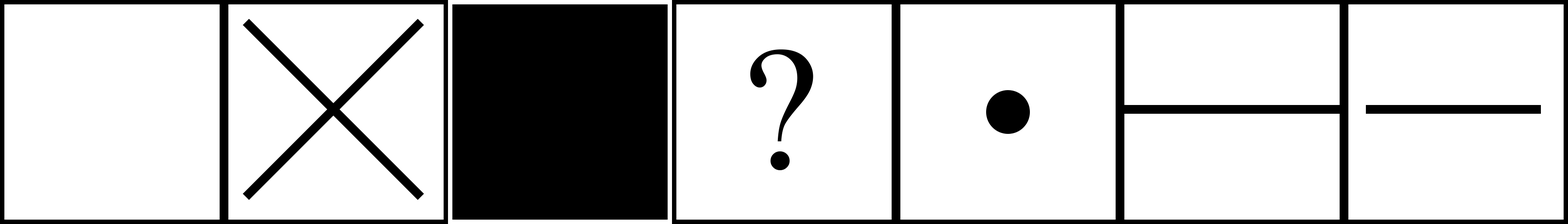
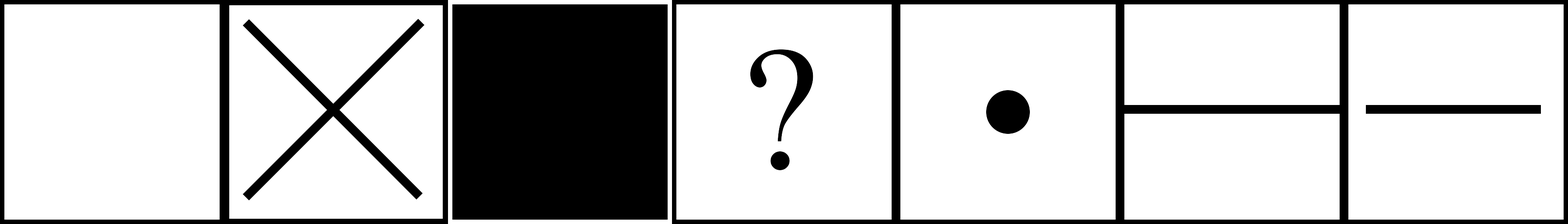
Before/after of a 1568x224 layered artwork. What changed in the layer stack:
painted on "Empty" over 228, 4, 444, 220
painted on "Unknown" over 749, 49, 814, 171
painted on "Dotted" over 986, 90, 1030, 134
hid "Background" over 228, 4, 1030, 220
